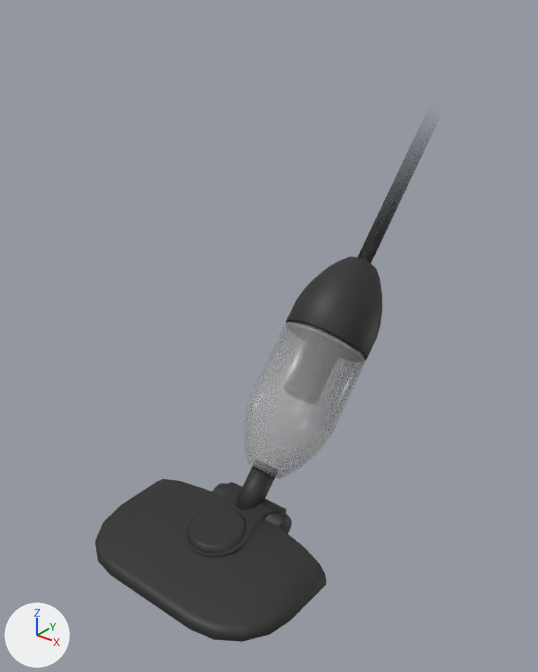
One commit to the Blender file Assets/_Models/_Chara/VacuumCleaner(Enemy).blend: the scene before it, then after it.
Rendered twice from a camera (50 mm lens) standing at (0.512, -0.49, 0.653) and looking at (-0.025, 0.181, 0.237). The lights are fixed; the arrows at lower left show +X, +Y and +Z.
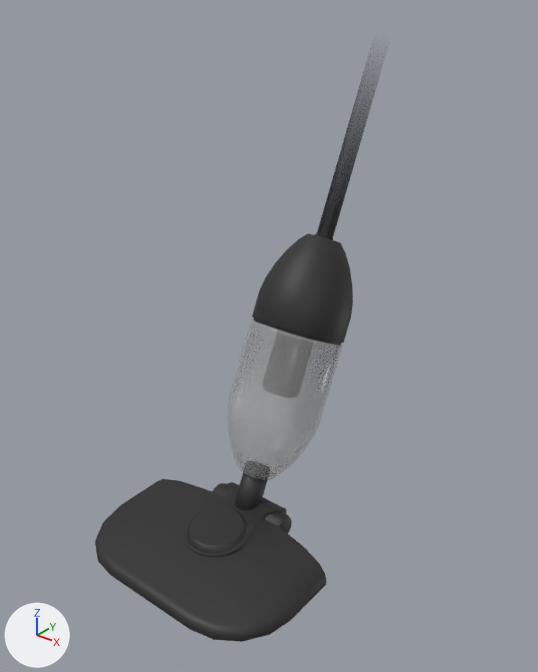
Location of each change, [x1, y1, x2, y2] in pixels of the pictures (538 x 672 px):
'Cylinder.004', moved, turned
    before: [236, 256, 382, 510]
    after: [235, 234, 353, 510]
'Cylinder.001', moved, turned
    before: [357, 179, 407, 263]
    after: [315, 133, 362, 240]

Diff of the bpy script that builds the scene:
```diff
--- a/Assets/_Models/_Chara/VacuumCleaner(Enemy).blend.py
+++ b/Assets/_Models/_Chara/VacuumCleaner(Enemy).blend.py
@@ ob_cylinder_001 @@
 ob_cylinder_001 = bpy.data.objects.new('Cylinder.001', me_cylinder_001)
-ob_cylinder_001.location = (0.0, 0.127, 0.049)
-ob_cylinder_001.rotation_euler = (0.767, 0.0, 3.142)  # degrees (44, 0, 180)
+ob_cylinder_001.location = (0.0, 0.115, 0.053)
+ob_cylinder_001.rotation_euler = (0.454, 0.0, 3.142)  # degrees (26, 0, 180)
 ob_cylinder_001.scale = (0.634, 0.634, 0.634)
@@ ob_cylinder_004 @@
 ob_cylinder_004 = bpy.data.objects.new('Cylinder.004', me_cylinder_006)
-ob_cylinder_004.location = (0.0, 0.127, 0.049)
-ob_cylinder_004.rotation_euler = (0.767, 0.0, 3.142)  # degrees (44, 0, 180)
+ob_cylinder_004.location = (0.0, 0.115, 0.053)
+ob_cylinder_004.rotation_euler = (0.454, 0.0, 3.142)  # degrees (26, 0, 180)
 ob_cylinder_004.scale = (0.634, 0.634, 0.634)
```
